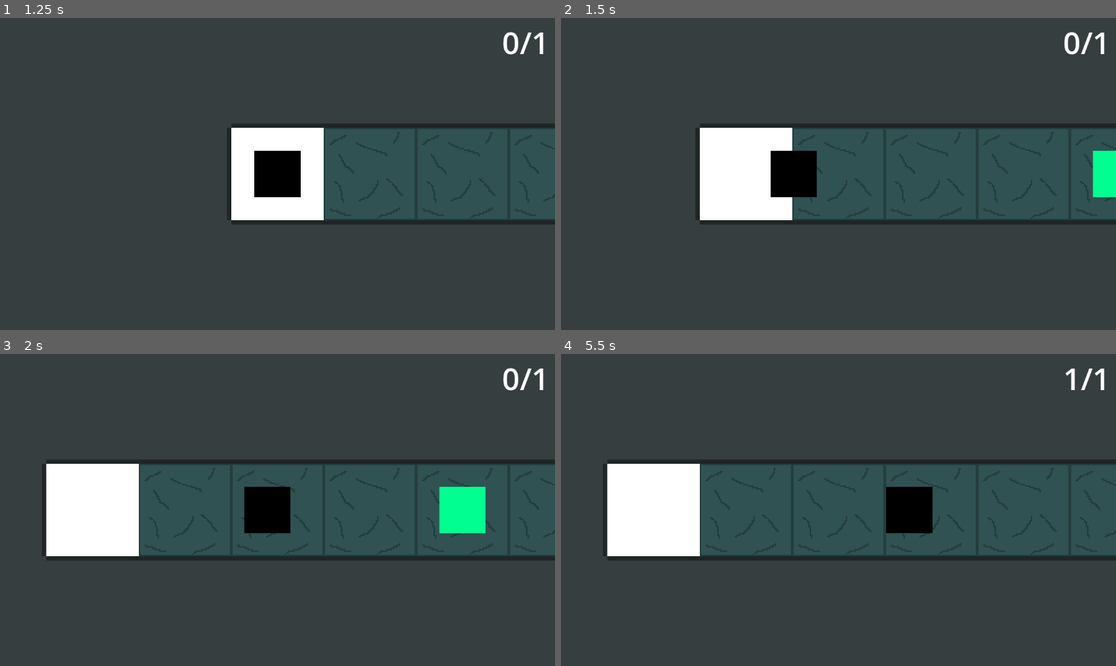
Above: before the commit, frames 1-4 (two rows, left to right).
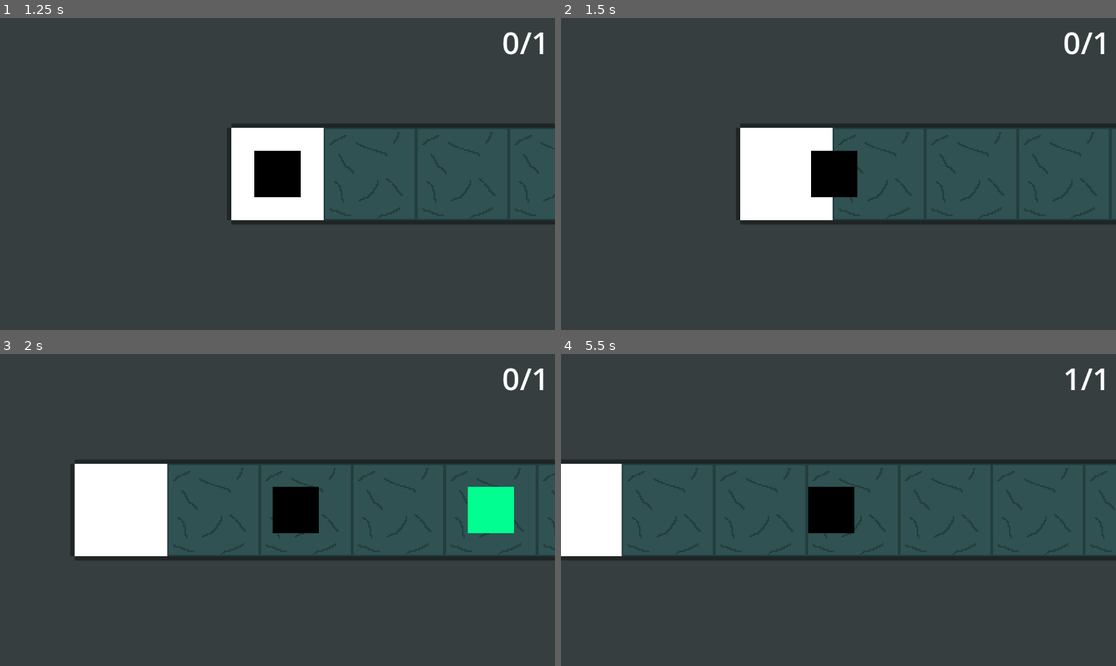
Above: after the commit, the same moments.

Repository: Uzordo/Maze-Game
Game: Godot game, scene res://scenes/GUI/main_menu.tscn
Same seed, same stepped clock (60 frames per second), same inputs: the game is played once before the commit and once after it.
Inputs (mouse positions are in pixels of both pictures, inside the frame that each line leads up to):
- Up to frame 1 (1.25 s): click (227, 174) at 0.5 s
- Up to frame 2 (1.5 s): tap Enter at 1.25 s; hold D (right) from 1.28 s (still down); hold E (action) from 1.28 s (still down)
- Up to frame 3 (2 s): keep holding D (right); keep holding E (action)
- Up to frame 4 (5.5 s): release D (right) at 2.03 s; release E (action) at 2.03 s; hold S (down) 2.03-2.78 s; tap E (action) at 2.1, 3.6, 5.1 s; hold D (right) 2.78-3.53 s; hold E (action) 2.78-3.53 s; hold W (up) 3.53-4.28 s; hold E (action) 4.28-5.03 s; hold A (left) from 4.28 s (still down)

Frame 1 is identical in both runs. In frame 2, 6.4% of the frame differs, in the area x 24-100%, y 33-67%; in frame 3, 6.5%; in frame 4, 9.4%, in the area x 0-67%, y 33-67%.

Commit message:
Improved camera movement

Diff:
--- a/main.tscn
+++ b/main.tscn
@@ -88,5 +88,7 @@
 
 [node name="Camera2D" type="Camera2D" parent="Test/Player"]
 zoom = Vector2(3, 3)
+position_smoothing_enabled = true
+position_smoothing_speed = 4.0
 
 [node name="GUI" parent="." instance=ExtResource("3_odkih")]
